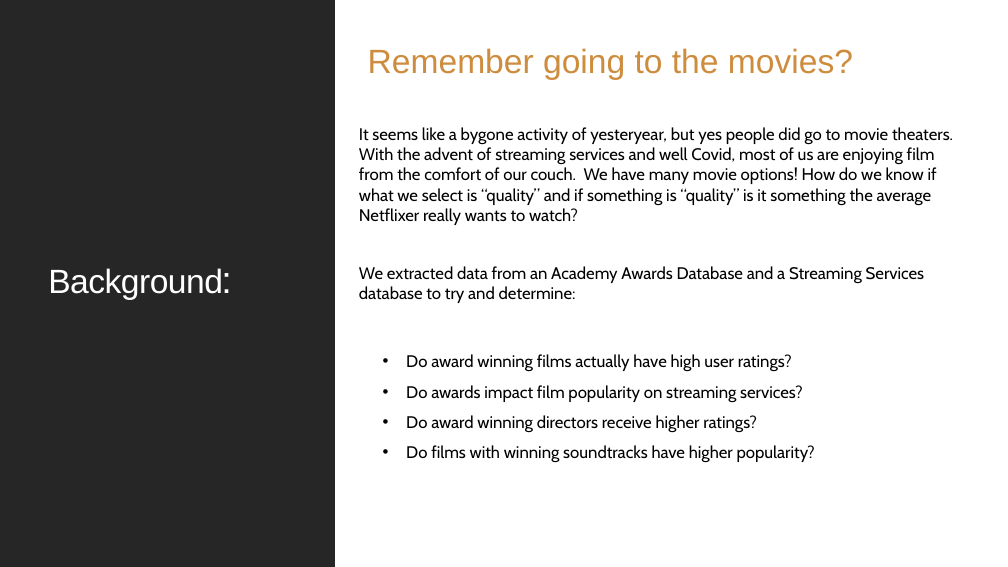
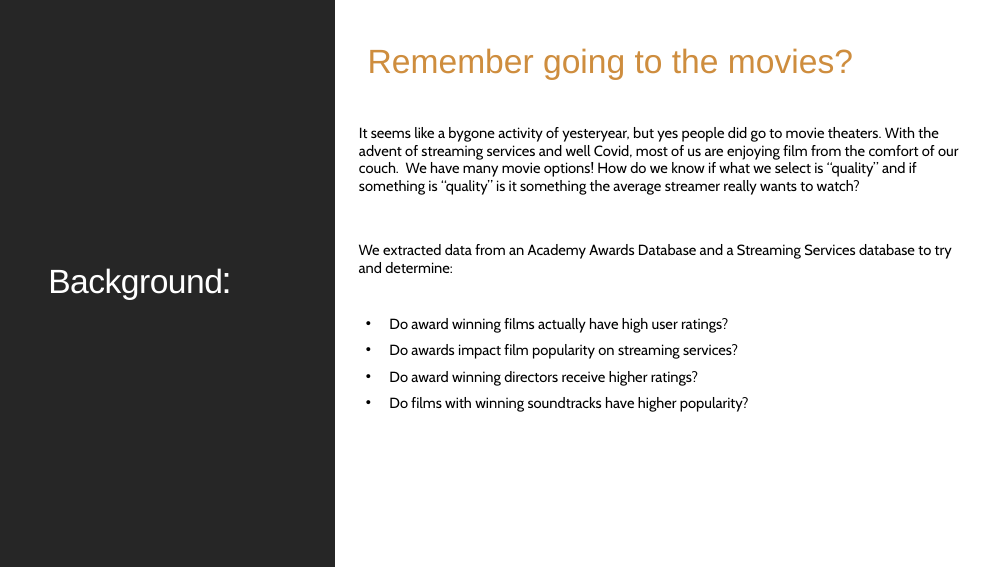
Before and after one commit to LJeanParrish/Oscars-Ratings-and-Films-Oh-Py, a slide deck: slide 2 of DRAFT Presentation.pptx. Drawn at 1008x567 pixels with LibreOffice and Linux fonts; fonts in the diff are those of the drawing. Boxes give left, top, right and bottom in pixels: in the first picture for what was removed or moved away, otherwise in the second. Text is boxed around its words. In the diff, an @@ line names an element or a change of style, - is before the commit and + after.

```diff
--- a/DRAFT Presentation.pptx
+++ b/DRAFT Presentation.pptx
@@ text at (359,127,959,195): text changed; size 16 to 14 pt @@
-It seems like a bygone activity of yesteryear, but yes people did go to movie theaters. With the advent of streaming services and well Covid, most of us are enjoying film from the comfort of our couch. We have many movie options! How do we know if what we select is “quality” and if something is “quality” is it something the average Netflixer really wants to watch?
+It seems like a bygone activity of yesteryear, but yes people did go to movie theaters. With the advent of streaming services and well Covid, most of us are enjoying film from the comfort of our couch. We have many movie options! How do we know if what we select is “quality” and if something is “quality” is it something the average streamer really wants to watch?
@@ text "We extracted data from an ...": place and size @@
-text "We extracted data from an ..." at (359,266,925,303)
+text "We extracted data from an ..." at (359,244,952,273)
@@ text "We extracted data from an ..." at (359,244,952,273): size 16 to 14 pt @@
@@ text "Do award winning films actually ..." at (389,318,749,412): size 16 to 14 pt @@
@@ text "Do award winning films actually ...": place and size @@
-text "Do award winning films actually ..." at (406,354,815,462)
+text "Do award winning films actually ..." at (389,318,749,412)
```
Also in this commit, not shown: 1 other slide changed, 3 slides added, 1 slide removed, 1 other file.
